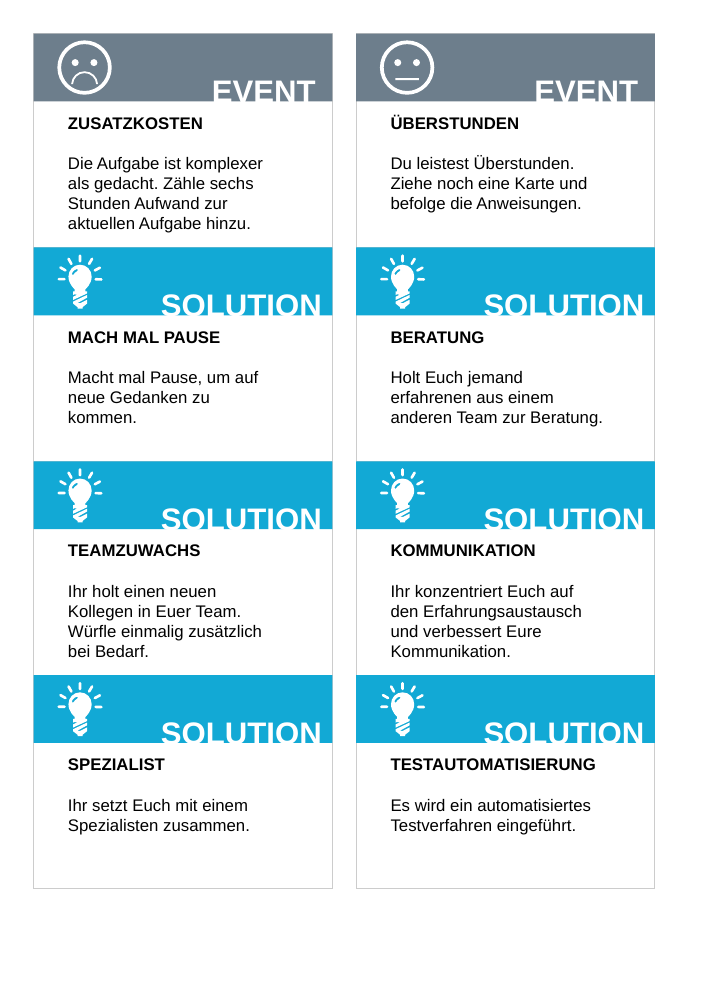
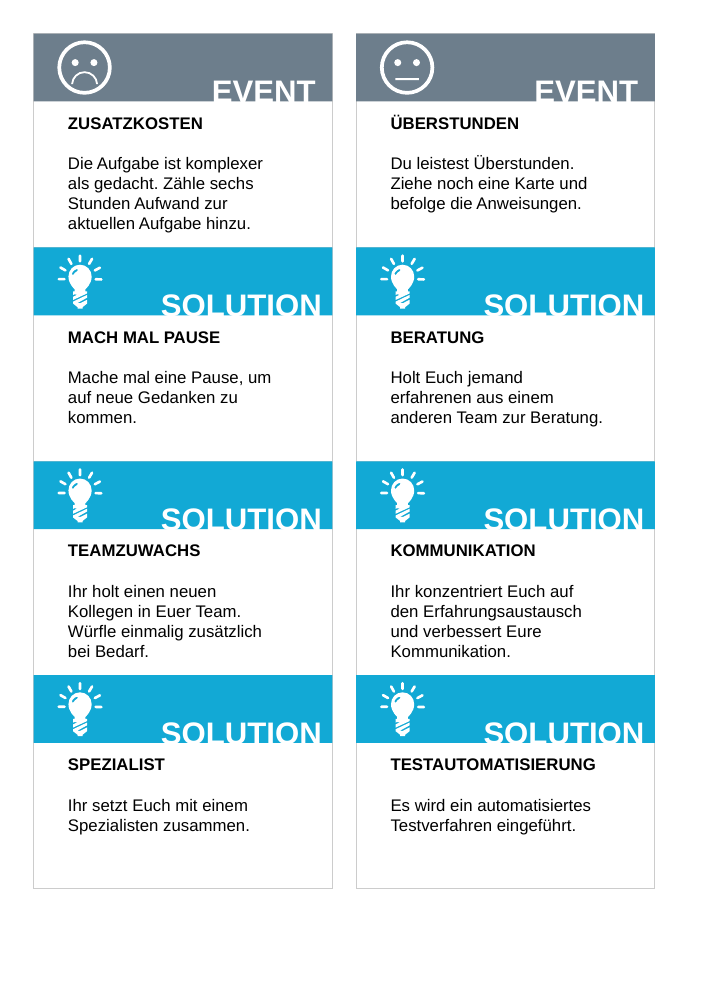
Before and after one commit to OMerkel/Scrum-Card-Game, a slide deck: slide 4 of 88x63mm-standard card size/Scrum Card Game-88x63mm-DE-3.0.1.odp. Drawn at 713x1008 pixels with LibreOffice and Linux fonts; fonts in the diff are those of the drawing. Boxes give left, top, right and bottom in pixels: in the first picture for what was removed or moved away, otherwise in the second. Text is boxed around its words. In the diff, an @@ line names an element or a change of style, - is before the commit and + after.

```diff
--- a/88x63mm-standard card size/Scrum Card Game-88x63mm-DE-3.0.1.odp
+++ b/88x63mm-standard card size/Scrum Card Game-88x63mm-DE-3.0.1.odp
@@ text at (68, 371, 271, 423): text changed @@
-Macht mal Pause, um auf neue Gedanken zu kommen.
+Mache mal eine Pause, um auf neue Gedanken zu kommen.
```
Also in this commit, not shown: 6 other files.
